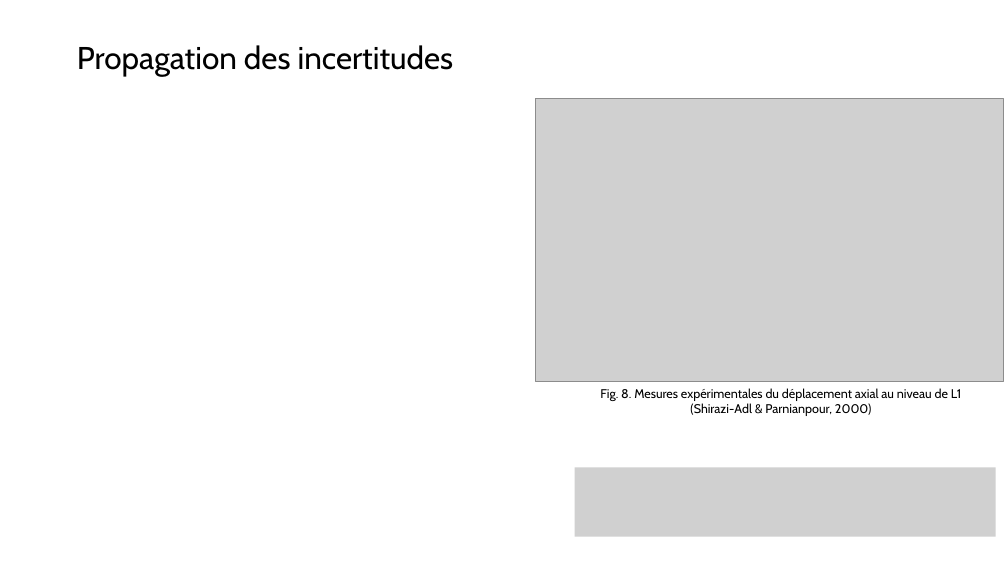
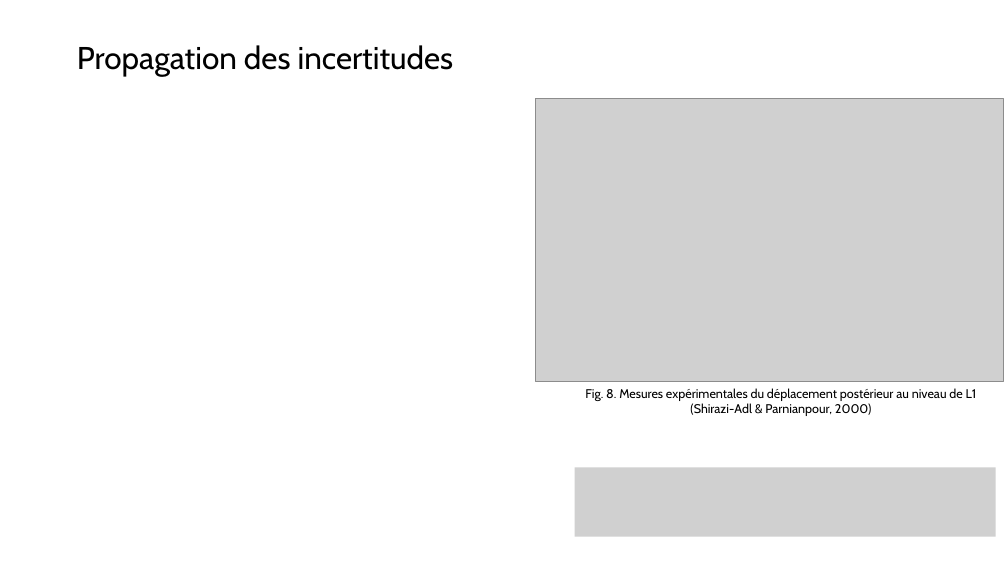
Before and after one commit to AcileSf/MEC8211ProjetFinal, a slide deck: slide 18 of Rapport_Projet_V1.pptx. Drawn at 1008x567 pixels with LibreOffice and Linux fonts; fonts in the diff are those of the drawing; grey boxes stand for pictures. Boxes give left, top, right and bottom in pixels: in the first picture for what was removed or moved away, otherwise in the second. Text is boxed around its words. In the diff, an @@ line names an element or a change of style, - is before the commit and + after.

Commit message:
typo
deplacement posterieur pas axial

```diff
--- a/Rapport_Projet_V1.pptx
+++ b/Rapport_Projet_V1.pptx
@@ text at (585, 388, 977, 416): text changed @@
-Fig. 8. Mesures expérimentales du déplacement axial au niveau de L1 (Shirazi-Adl & Parnianpour, 2000)
+Fig. 8. Mesures expérimentales du déplacement postérieur au niveau de L1 (Shirazi-Adl & Parnianpour, 2000)
```
Also in this commit, not shown: 3 other slides changed.
